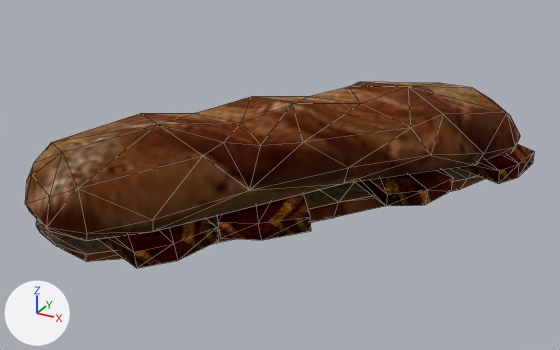
What one commit did to the glTF model assets/models/ITFO_MEATANDBREAD.glb.
Rendered twice from a 50 mm camera at (0.46, -0.866, 0.409) aimed at (-0.007, -0.017, -0.016). The lights are fixed; the arrows at lower left show +X, +Y and +Z. Mesh edges are drawn as thin lines.
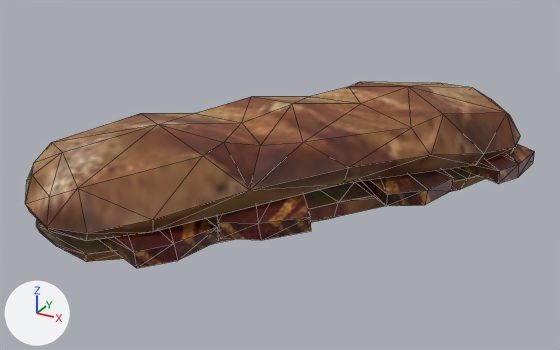
What changed in the scene script:
```text
Add img_it_food_01_1:
    img_it_food_01_1 = load_image('It_Food_01', '_unpacked/It_Food_01', 512, 512, 'sRGB')
Change mat_it_food_01:
    mat_it_food_01.metallic: 1.0 -> 0.0
    mat_it_food_01.roughness: 1.0 -> 0.5
    mat_it_food_01.texture: img_it_food_01 -> img_it_food_01_1
Change mat_km_food:
    mat_km_food.metallic: 1.0 -> 0.0
    mat_km_food.roughness: 1.0 -> 0.5
Change mat_km_meat_01:
    mat_km_meat_01.metallic: 1.0 -> 0.0
    mat_km_meat_01.roughness: 1.0 -> 0.5
```

Location of each change, [x1, y1, x2, y2] in pixels of the pictures (560 x 350 px):
'Mesh', surface changed
    both: [25, 82, 535, 268]
